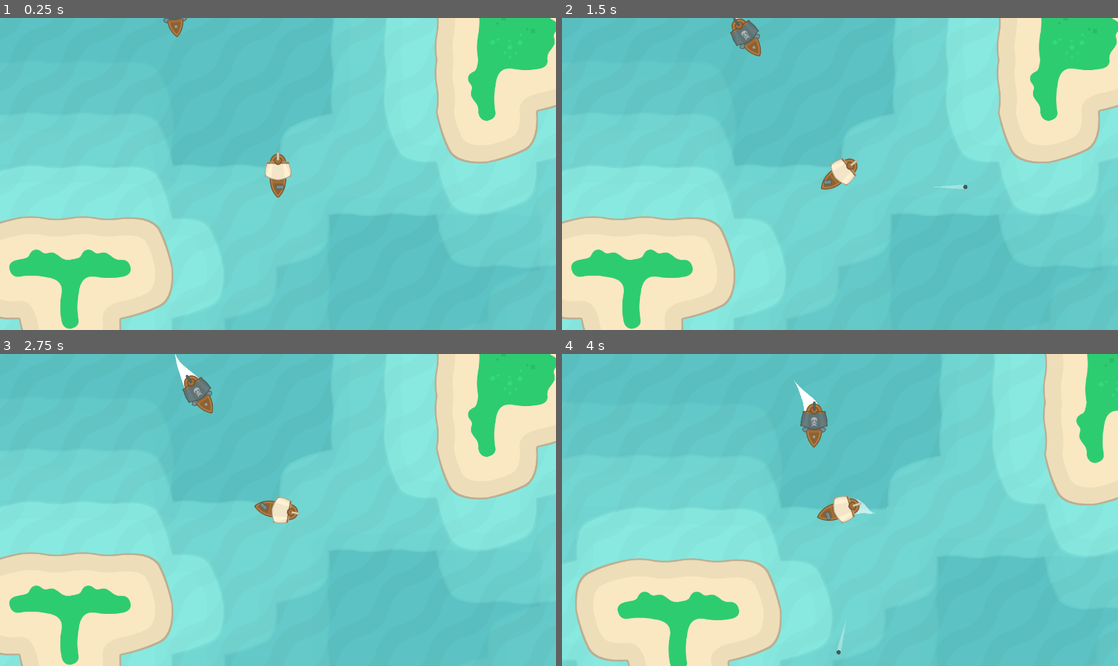
Above: before the commit, frames 1-4 (two rows, left to right).
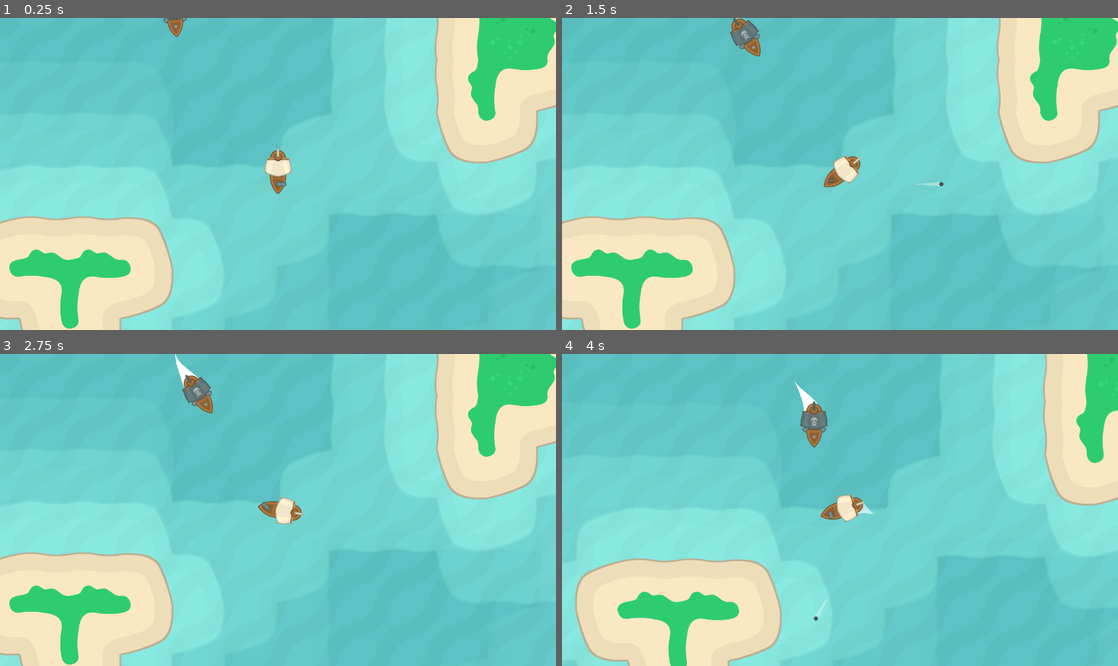
Above: after the commit, the same moments.

Repository: OceanBoy612/PirateGame
Game: Godot game, scene res://level_1.tscn
The game is run twice, just before and just after one commit, with the same random seed, the same clock (stepped at 60 frames per second) and the same inputs.
Inputs (mouse positions are in pixels of both pictures, inside the frame that each line leads up to):
- Up to frame 1 (0.25 s): no input
- Up to frame 2 (1.5 s): tap Enter (ui_accept) at 0.5, 1.35 s; move the mouse to (962, 158) at 0.52 s; hold Right (ui_right) 0.53-1.28 s; hold Enter (ui_accept) 0.53-1.28 s; move the mouse to (728, 189) at 1.27 s; hold Down (ui_down) from 1.28 s (still down)
- Up to frame 3 (2.75 s): tap Enter (ui_accept) at 1.52, 1.82 s; move the mouse to (333, 441) at 2.02 s; release Down (ui_down) at 2.03 s; hold Right (ui_right) from 2.03 s (still down); hold Enter (ui_accept) from 2.03 s (still down)
- Up to frame 4 (4 s): move the mouse to (812, 572) at 2.77 s; release Right (ui_right) at 2.78 s; release Enter (ui_accept) at 2.78 s; hold Up (ui_up) 2.78-3.53 s; tap Enter (ui_accept) at 2.85, 3.02, 3.32 s; move the mouse to (1006, 556) at 3.52 s; hold Left (ui_left) from 3.53 s (still down); hold Enter (ui_accept) from 3.53 s (still down)

The runs differ from the first frame. In frame 1, 0.3% of the frame differs, in the area x 30-53%, y 1-58%; in frame 2, 0.4%, in the area x 30-73%, y 1-56%; in frame 3, 0.3%; in frame 4, 0.4%.

Commit message:
Random stuff

Diff:
--- a/Scenes/Cannon_ball/cannon_ball.gd
+++ b/Scenes/Cannon_ball/cannon_ball.gd
@@ -1,15 +1,17 @@
 extends Area2D
 
-@export var speed = 5
+@export var speed = 4
 @export var flying_range = 400
 var object_origin = null
 var starting_position = Vector2(0,0)
 var death_timer = 50
 var timer = 0
 var played_sound = false
+var starting_velocity = Vector2(0,0)
 
-func init(object):
+func init(object, s_v):
 	object_origin = object
+	starting_velocity = s_v
 
 func set_starting_position():
 	starting_position = global_position
@@ -22,10 +24,9 @@
 		$Sprite2D.hide()
 		timer += 1
 		if played_sound == false:
-			$MissSound.play()
 			played_sound = true
 	else:
-		position += Vector2(speed, 0).rotated(rotation)
+		position += Vector2(speed, 0).rotated(rotation) + starting_velocity
 	if timer > death_timer:
 		queue_free()
 
--- a/Scenes/Pirate/pirate.gd
+++ b/Scenes/Pirate/pirate.gd
@@ -42,7 +42,7 @@
 	var next_rotation = 0
 	match state:
 		states.PATROL:
-			next_rotation = 0
+			next_rotation = turn_speed
 		states.CHASE:
 			var goal_rotation = position.angle_to_point(target.position)
 			var diff_rotation = angle_to_angle(rotation, goal_rotation)
@@ -64,7 +64,7 @@
 		can_shoot = false
 		cannon_timer = 0
 		var cannon_ball_instance = Cannon_ball.instantiate()
-		cannon_ball_instance.init("pirate")
+		cannon_ball_instance.init("pirate", velocity*0.01)
 		get_parent().add_child(cannon_ball_instance)
 		cannon_ball_instance.global_position = $LeftCannonLocation.global_position
 		cannon_ball_instance.rotation = rotation + PI/4
@@ -75,7 +75,7 @@
 		can_shoot = false
 		cannon_timer = 0
 		var cannon_ball_instance = Cannon_ball.instantiate()
-		cannon_ball_instance.init("pirate")
+		cannon_ball_instance.init("pirate", velocity*0.02)
 		get_parent().add_child(cannon_ball_instance)
 		cannon_ball_instance.global_position = $RightCannonLocation.global_position
 		cannon_ball_instance.rotation = rotation + 3*PI/4
--- a/Scenes/Pirate/pirate.tscn
+++ b/Scenes/Pirate/pirate.tscn
@@ -8,7 +8,7 @@
 
 [sub_resource type="CapsuleShape2D" id="CapsuleShape2D_pwpio"]
 radius = 17.0
-height = 90.0
+height = 100.0
 
 [sub_resource type="CircleShape2D" id="CircleShape2D_7vb7v"]
 radius = 676.074
@@ -38,16 +38,19 @@
 shape = SubResource("CapsuleShape2D_pwpio")
 
 [node name="DetectRadius" type="Area2D" parent="."]
+visible = false
 
 [node name="CollisionShape2D" type="CollisionShape2D" parent="DetectRadius"]
 shape = SubResource("CircleShape2D_7vb7v")
 
 [node name="AttackRadius" type="Area2D" parent="."]
+visible = false
 
 [node name="CollisionShape2D" type="CollisionShape2D" parent="AttackRadius"]
 shape = SubResource("CircleShape2D_wl24s")
 
 [node name="FireArea" type="Area2D" parent="."]
+visible = false
 
 [node name="CollisionShape2D" type="CollisionShape2D" parent="FireArea"]
 position = Vector2(160, 142)
@@ -55,6 +58,7 @@
 shape = SubResource("RectangleShape2D_omno3")
 
 [node name="FireAreaRight" type="Area2D" parent="."]
+visible = false
 position = Vector2(-9, -10)
 rotation = 1.49265
 
@@ -72,15 +76,17 @@
 
 [node name="HitSound" type="AudioStreamPlayer" parent="."]
 stream = ExtResource("5_p0sjw")
-volume_db = -16.613
+volume_db = -20.907
 
 [node name="LeftFeeler" type="Area2D" parent="."]
+visible = false
 
 [node name="CollisionShape2D" type="CollisionShape2D" parent="LeftFeeler"]
 position = Vector2(-34.8955, 38)
 shape = SubResource("RectangleShape2D_j1ft0")
 
 [node name="RightFeeler" type="Area2D" parent="."]
+visible = false
 
 [node name="CollisionShape2D" type="CollisionShape2D" parent="RightFeeler"]
 position = Vector2(36, 35)
--- a/Scenes/Player/Player.gd
+++ b/Scenes/Player/Player.gd
@@ -15,9 +15,9 @@
 func _physics_process(_delta):
 	var goal_rotation = position.angle_to_point(get_global_mouse_position())
 	var diff_rotation = angle_to_angle(rotation, goal_rotation)
-	if diff_rotation > 0:
+	if diff_rotation > -PI/8 or diff_rotation < -PI/8*7:
 		$Cannon.look_at(get_global_mouse_position())
-
+	print(diff_rotation)
 	cannon_timer += 1
 	if cannon_timer > cannon_cooldown:
 		can_shoot = true
@@ -35,8 +35,9 @@
 	if Input.is_action_pressed("ui_accept") and can_shoot:
 		can_shoot = false
 		cannon_timer = 0
+		$FireAnimation.play("Fire")
 		var cannon_ball_instance = Cannon_ball.instantiate()
-		cannon_ball_instance.init("player")
+		cannon_ball_instance.init("player", velocity*0.01)
 		get_parent().add_child(cannon_ball_instance)
 		cannon_ball_instance.global_position = get_node("Cannon/FireLocation").global_position
 		cannon_ball_instance.rotation = $Cannon.global_rotation
--- a/Scenes/Player/player.tscn
+++ b/Scenes/Player/player.tscn
@@ -9,8 +9,53 @@
 [ext_resource type="AudioStream" uid="uid://ch4116wwy5v48" path="res://Sounds/BattleShipMovementAmbient.ogg" id="7_8c0k1"]
 
 [sub_resource type="CapsuleShape2D" id="CapsuleShape2D_3d612"]
-radius = 17.0
-height = 88.0
+radius = 18.0
+height = 100.0
+
+[sub_resource type="Animation" id="Animation_rm5i0"]
+resource_name = "Fire"
+length = 4.0
+tracks/0/type = "value"
+tracks/0/imported = false
+tracks/0/enabled = true
+tracks/0/path = NodePath("CannonArt:scale")
+tracks/0/interp = 1
+tracks/0/loop_wrap = true
+tracks/0/keys = {
+"times": PackedFloat32Array(0.1, 1, 2, 3.1),
+"transitions": PackedFloat32Array(1, 1, 1, 1),
+"update": 0,
+"values": [Vector2(0.9, 1), Vector2(0.6, 1), Vector2(1.2, 1), Vector2(0.9, 1)]
+}
+tracks/1/type = "value"
+tracks/1/imported = false
+tracks/1/enabled = true
+tracks/1/path = NodePath("CannonArt:position")
+tracks/1/interp = 1
+tracks/1/loop_wrap = true
+tracks/1/keys = {
+"times": PackedFloat32Array(0.1, 1, 2, 3.1),
+"transitions": PackedFloat32Array(1, 1, 1, 1),
+"update": 0,
+"values": [Vector2(5, 0), Vector2(2, 0), Vector2(8, 0), Vector2(5, 0)]
+}
+tracks/2/type = "value"
+tracks/2/imported = false
+tracks/2/enabled = true
+tracks/2/path = NodePath("CannonArt:modulate")
+tracks/2/interp = 1
+tracks/2/loop_wrap = true
+tracks/2/keys = {
+"times": PackedFloat32Array(0.1, 1, 2, 3.1),
+"transitions": PackedFloat32Array(1, 1, 1, 1),
+"update": 0,
+"values": [Color(1, 1, 1, 1), Color(1, 0.741176, 0.564706, 1), Color(1, 0.956863, 0.827451, 1), Color(1, 1, 1, 1)]
+}
+
+[sub_resource type="AnimationLibrary" id="AnimationLibrary_p3eyn"]
+_data = {
+"Fire": SubResource("Animation_rm5i0")
+}
 
 [node name="Player" type="CharacterBody2D"]
 z_index = 1
@@ -19,10 +64,11 @@
 [node name="Marker2D" parent="." instance=ExtResource("2_y6w1q")]
 
 [node name="ShipArt" type="Sprite2D" parent="."]
-position = Vector2(0, 2)
+position = Vector2(0, -7)
 texture = ExtResource("2_lr03s")
 
 [node name="CollisionShape2D" type="CollisionShape2D" parent="."]
+position = Vector2(0, -7)
 shape = SubResource("CapsuleShape2D_3d612")
 
 [node name="Camera2D" type="Camera2D" parent="."]
@@ -35,12 +81,20 @@
 stream = ExtResource("4_hkdr5")
 volume_db = -15.0
 
+[node name="FireAnimation" type="AnimationPlayer" parent="."]
+root_node = NodePath("../Cannon")
+playback_speed = 19.35
+libraries = {
+"": SubResource("AnimationLibrary_p3eyn")
+}
+
 [node name="Cannon" type="Marker2D" parent="."]
-position = Vector2(0, 32)
+position = Vector2(0, 25)
 script = ExtResource("6_byy5p")
 
 [node name="CannonArt" type="Sprite2D" parent="Cannon"]
-position = Vector2(5, 0)
+position = Vector2(8, 0)
+scale = Vector2(1.2, 1)
 texture = ExtResource("4_l1f30")
 
 [node name="FireLocation" type="Marker2D" parent="Cannon"]
@@ -48,4 +102,4 @@
 
 [node name="SailingSounds" type="AudioStreamPlayer" parent="."]
 stream = ExtResource("7_8c0k1")
-volume_db = -21.058
+volume_db = -25.0
--- /dev/null
+++ b/Scenes/Shark/shark.tscn
@@ -0,0 +1,65 @@
+[gd_scene load_steps=5 format=3 uid="uid://cyme27i0gcyf"]
+
+[ext_resource type="Texture2D" uid="uid://2dtr2pgogbt1" path="res://Art/depositphotos_151222150-stock-illustration-set-of-images-with-marine-removebg-preview-removebg-preview.png" id="1_fefnn"]
+
+[sub_resource type="Animation" id="Animation_3akpw"]
+resource_name = "Swim"
+
+[sub_resource type="AnimationLibrary" id="AnimationLibrary_jqkgg"]
+_data = {
+"Swim": SubResource("Animation_3akpw")
+}
+
+[sub_resource type="SkeletonModificationStack2D" id="SkeletonModificationStack2D_qal36"]
+
+[node name="Shark" type="AnimationPlayer"]
+root_node = NodePath("Body")
+libraries = {
+"": SubResource("AnimationLibrary_jqkgg")
+}
+
+[node name="Skeleton2D" type="Skeleton2D" parent="."]
+modification_stack = SubResource("SkeletonModificationStack2D_qal36")
+
+[node name="Tail2" type="Sprite2D" parent="Skeleton2D"]
+position = Vector2(-4, 35)
+rotation = -0.292069
+scale = Vector2(1, 1)
+texture = ExtResource("1_fefnn")
+region_enabled = true
+region_rect = Rect2(170, 161, 33, 26)
+
+[node name="Tail3" type="Sprite2D" parent="Skeleton2D"]
+position = Vector2(-1, 58)
+rotation = -0.459835
+scale = Vector2(1, 1)
+texture = ExtResource("1_fefnn")
+region_enabled = true
+region_rect = Rect2(160, 169, 42, 46)
+
+[node name="TailEnd" type="Sprite2D" parent="Skeleton2D"]
+position = Vector2(2, 118)
+rotation = -0.653909
+scale = Vector2(1, 1)
+texture = ExtResource("1_fefnn")
+region_enabled = true
+region_rect = Rect2(127, 208, 43, 72)
+
+[node name="BodyBone2D" type="Bone2D" parent="Skeleton2D"]
+position = Vector2(-1, -49)
+rotation = 0.132237
+rest = Transform2D(0.991269, 0.131852, -0.131852, 0.991269, -1, -49)
+
+[node name="Body" type="Sprite2D" parent="Skeleton2D/BodyBone2D"]
+texture = ExtResource("1_fefnn")
+region_enabled = true
+region_rect = Rect2(120, 19, 133, 119)
+
+[node name="Tail1Bone2D" type="Bone2D" parent="Skeleton2D"]
+position = Vector2(-7, 14)
+rest = Transform2D(1, 0, 0, 1, -7, 14)
+
+[node name="Tail1" type="Sprite2D" parent="Skeleton2D/Tail1Bone2D"]
+texture = ExtResource("1_fefnn")
+region_enabled = true
+region_rect = Rect2(157, 135, 61, 31)
--- a/level_1.tscn
+++ b/level_1.tscn
@@ -611,4 +611,4 @@
 position = Vector2(-866, 1196)
 
 [node name="Pirate4" parent="." instance=ExtResource("3_skkuw")]
-position = Vector2(557, 1358)
+position = Vector2(589, 1082)
Binary file added: Art/depositphotos_151222150-stock-illustration-set-of-images-with-marine-removebg-preview-removebg-preview.png
Not shown, added: Art/depositphotos_151222150-stock-illustration-set-of-images-with-marine-removebg-preview-removebg-preview.png.import
Binary file added: Art/wood (1).png
Not shown, added: Art/wood (1).png.import
Not shown: 2 places in Scenes/Cannon_ball/cannon_ball.tscn that only renumber resources
Not shown: 1 places in Scenes/Player/player.tscn that only renumber resources
